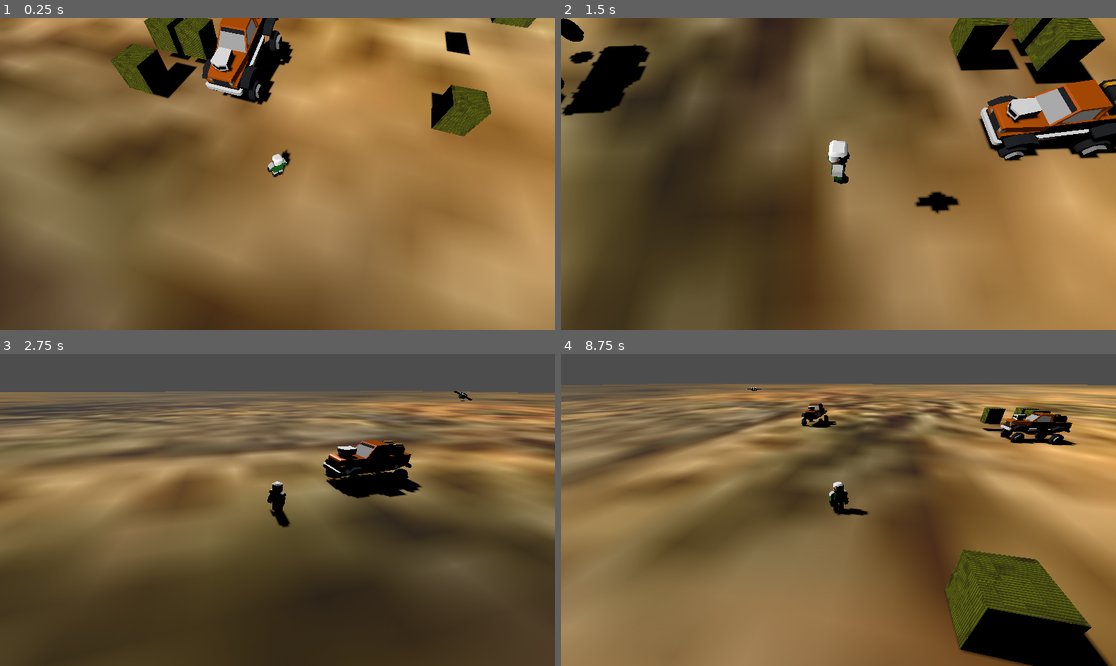
Above: before the commit, frames 1-4 (two rows, left to right).
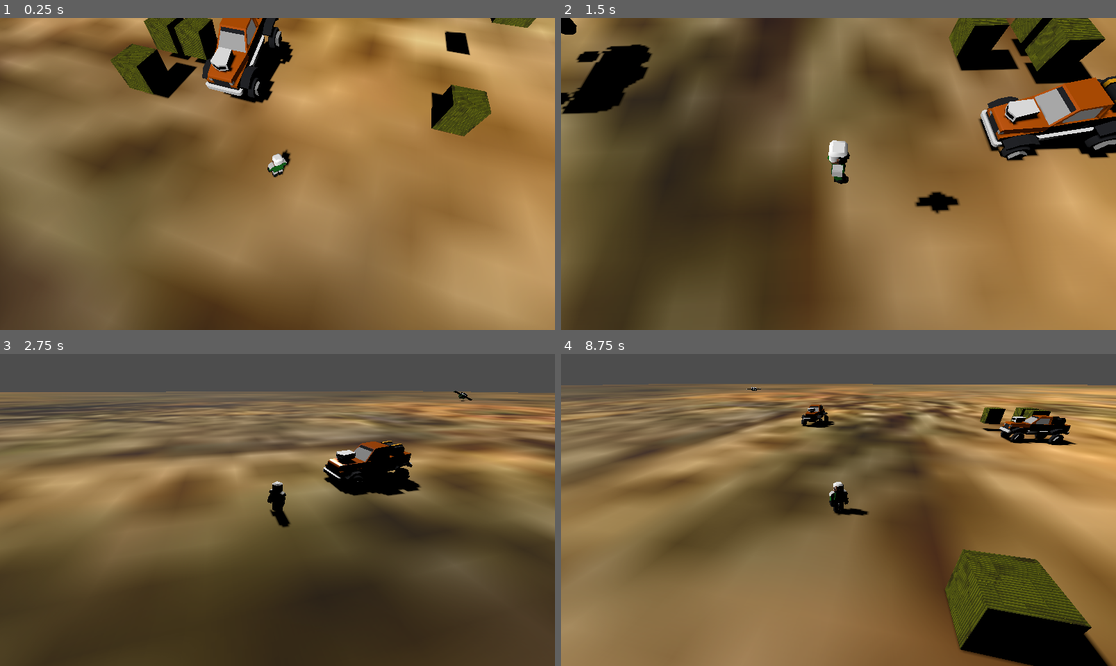
Above: after the commit, the same moments.

Repository: kevinlights/ChocoDriver
Game: Godot game, scene res://run/levels/infinite_level.tscn
The game is run twice, just before and just after one commit, with the same random seed, the same clock (stepped at 60 frames per second) and the same inputs.
Inputs:
- Up to frame 1 (0.25 s): no input
- Up to frame 2 (1.5 s): tap Enter (get_in) at 0.5 s; hold Right (move_right) 0.53-1.28 s; hold Enter (get_in) 0.53-1.28 s; hold Down (move_back) from 1.28 s (still down); tap Space (main) at 1.35 s
- Up to frame 3 (2.75 s): release Down (move_back) at 2.03 s; hold Right (move_right) from 2.03 s (still down); hold Enter (get_in) from 2.03 s (still down)
- Up to frame 4 (8.75 s): release Right (move_right) at 2.78 s; release Enter (get_in) at 2.78 s; hold Up (move_forward) 2.78-3.53 s; tap Space (main) every 1.5 s from 2.85 to 7.35 s; hold Enter (get_in) 3.53-4.28 s; hold Left (move_left) 3.53-5.03 s; hold Down (move_back) 5.03-5.78 s; hold Enter (get_in) 5.03-5.78 s; hold Right (move_right) 5.78-6.53 s; hold Up (move_forward) 6.53-7.28 s; hold Enter (get_in) 6.53-7.28 s; hold Right (move_right) 7.28-8.03 s; hold Down (move_back) from 8.03 s (still down); hold Enter (get_in) from 8.03 s (still down)

The runs differ from the first frame. In frame 1, 0.2% of the frame differs, in the area x 38-53%, y 2-28%; in frame 2, 1.8%, in the area x 0-100%, y 0-46%; in frame 3, 0.7%; in frame 4, 0.6%.

Commit message:
:wrench: Lower the jeep wheels

Diff:
--- a/first3d/component/entity/vehicles/jeep/Jeep.tscn
+++ b/first3d/component/entity/vehicles/jeep/Jeep.tscn
@@ -25,7 +25,7 @@
 shape = SubResource("BoxShape3D_1maan")
 
 [node name="FrontRightWheel" type="VehicleWheel3D" parent="."]
-transform = Transform3D(1, 0, 0, 0, 1, 0, 0, 0, 1, -0.6, 0.2, 1)
+transform = Transform3D(1, 0, 0, 0, 1, 0, 0, 0, 1, -0.6, 0.332104, 1)
 use_as_steering = true
 wheel_roll_influence = 0.4
 wheel_radius = 0.3
@@ -43,7 +43,7 @@
 mesh = SubResource("BoxMesh_f6lpk")
 
 [node name="FrontLeftWheel" type="VehicleWheel3D" parent="."]
-transform = Transform3D(1, 0, 0, 0, 1, 0, 0, 0, 1, 0.6, 0.2, 1)
+transform = Transform3D(1, 0, 0, 0, 1, 0, 0, 0, 1, 0.6, 0.332104, 1)
 use_as_steering = true
 wheel_roll_influence = 0.4
 wheel_radius = 0.3
@@ -60,7 +60,7 @@
 mesh = SubResource("BoxMesh_f6lpk")
 
 [node name="RearLeftWheel" type="VehicleWheel3D" parent="."]
-transform = Transform3D(1, 0, 0, 0, 1, 0, 0, 0, 1, 0.6, 0.2, -1.01869)
+transform = Transform3D(1, 0, 0, 0, 1, 0, 0, 0, 1, 0.6, 0.332104, -1.01869)
 use_as_traction = true
 wheel_roll_influence = 0.4
 wheel_radius = 0.3
@@ -77,7 +77,7 @@
 mesh = SubResource("BoxMesh_f6lpk")
 
 [node name="RearRightWheel" type="VehicleWheel3D" parent="."]
-transform = Transform3D(1, 0, 0, 0, 1, 0, 0, 0, 1, -0.6, 0.2, -1.019)
+transform = Transform3D(1, 0, 0, 0, 1, 0, 0, 0, 1, -0.6, 0.332104, -1.019)
 use_as_traction = true
 wheel_roll_influence = 0.4
 wheel_radius = 0.3
